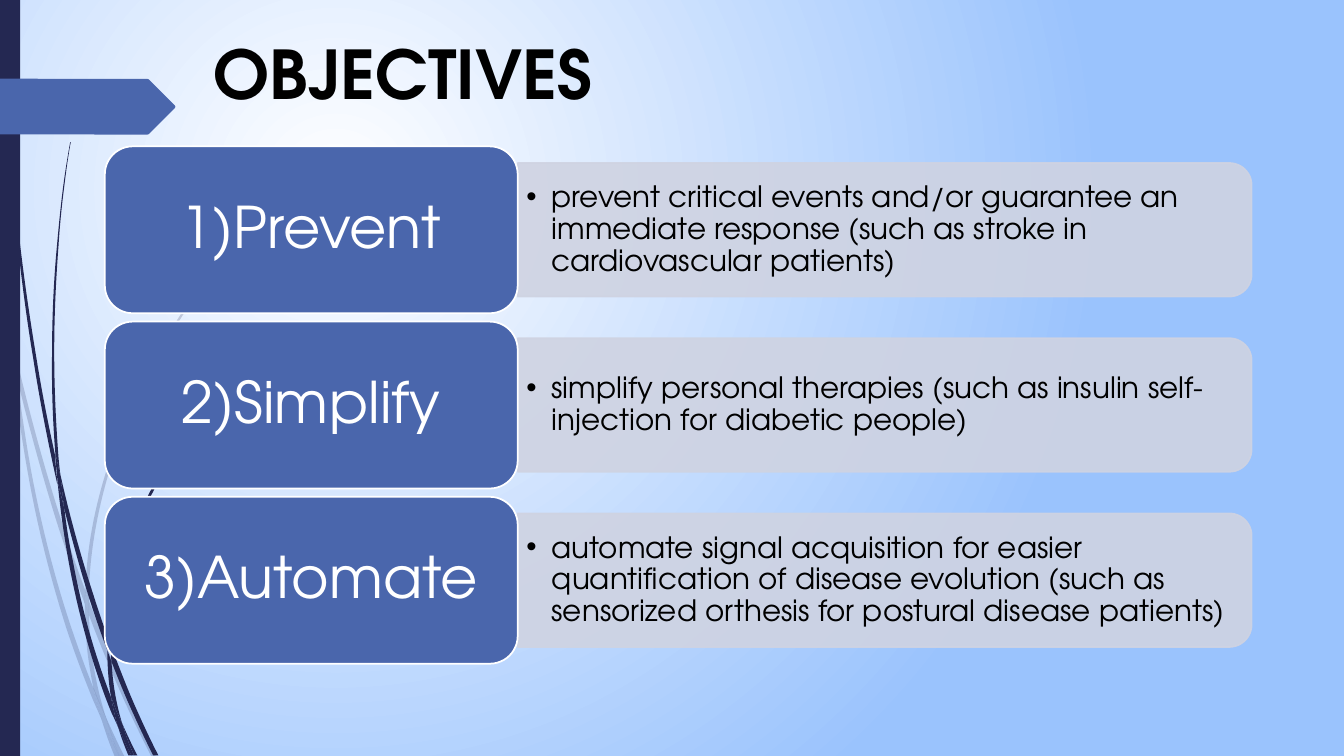
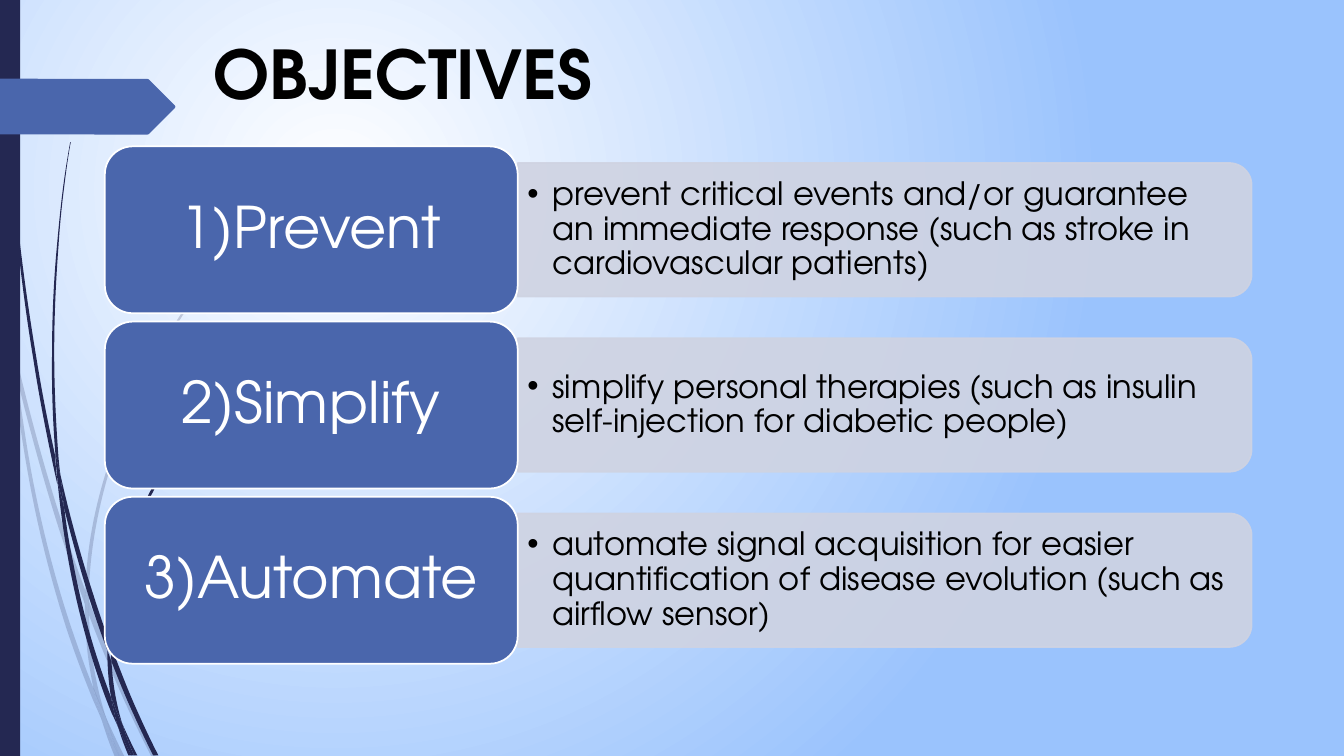
Before and after one commit to edo98811/IoT_project, a slide deck: slide 3 of Documenti/progetto_finale_last.pptx. Drawn at 1344x756 pixels with LibreOffice and Linux fonts; fonts in the diff are those of the drawing. Boxes give left, top, right and bottom in pixels: in the first picture for what was removed or moved away, otherwise in the second. Text is boxed around its words. In the diff, an @@ line names an element or a change of style, - is before the commit and + after.

```diff
--- a/Documenti/progetto_finale_last.pptx
+++ b/Documenti/progetto_finale_last.pptx
@@ text "prevent critical events and/or guarantee ..." at (552, 181, 1190, 281): size 21 to 23 pt @@
@@ text "simplify personal therapies (such as ..." at (552, 374, 1197, 439): size 21 to 23 pt @@
@@ text at (552, 531, 1224, 632): text changed; size 21 to 23 pt @@
-  • automate signal acquisition for easier quantification of disease evolution (such as sensorized orthesis for postural disease patients)
+  • automate signal acquisition for easier quantification of disease evolution (such as airflow sensor)
```
Also in this commit, not shown: 4 other slides changed, 8 slides added, 12 slides removed, 8 other files.
